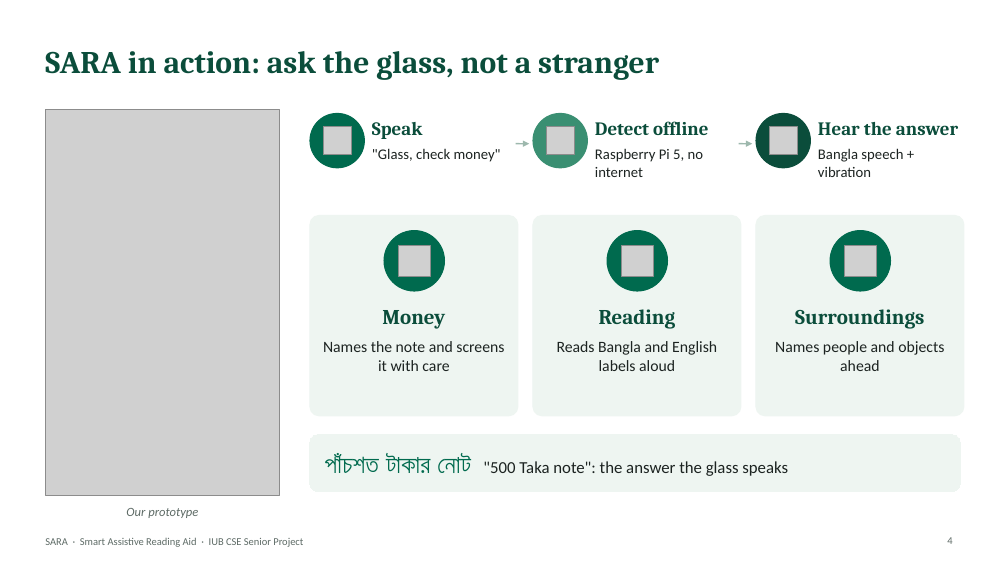
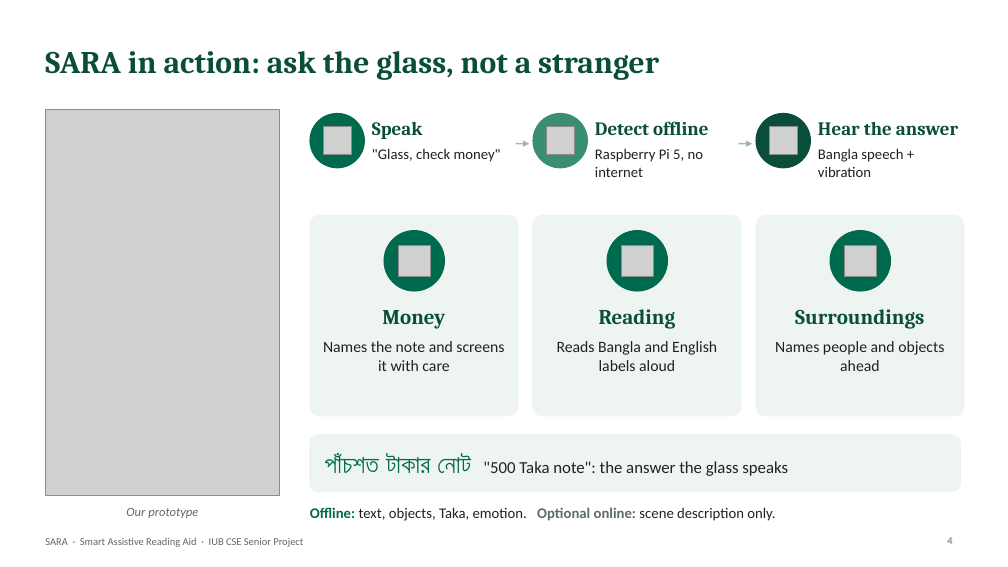
Before and after one commit to aflam330/Senior_project_wearable_glass_for_blind_people_using_ocr_and_ylo, a slide deck: slide 4 of Thesis Report and paper/thesis report/slides/SARA_Presentation.pptx. Drawn at 1008x567 pixels with LibreOffice and Linux fonts; fonts in the diff are those of the drawing; grey boxes stand for pictures. Boxes give left, top, right and bottom in pixels: in the first picture for what was removed or moved away, otherwise in the second. Text is boxed around its words. In the diff, an @@ line names an element or a change of style, - is before the commit and + after.

```diff
--- a/Thesis Report and paper/thesis report/slides/SARA_Presentation.pptx
+++ b/Thesis Report and paper/thesis report/slides/SARA_Presentation.pptx
@@ text added at box(310, 507, 775, 521), 14 pt, text #1C2321 @@
+Offline: text, objects, Taka, emotion. Optional online: scene description only.
```
Also in this commit, not shown: 14 other slides changed, 6 other files.
